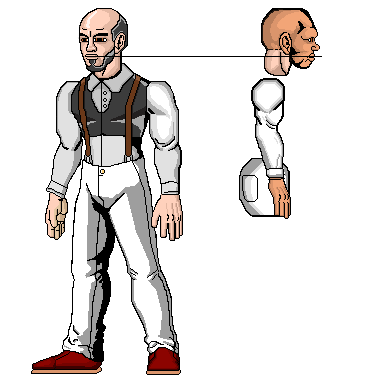
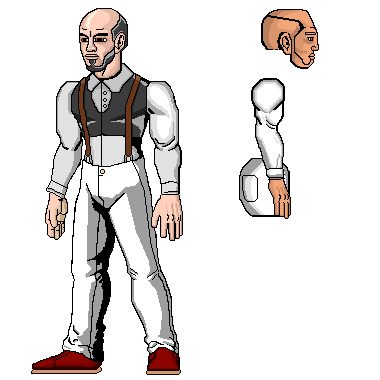
Two versions of the same layered image (380x380). Layer-by-layer changes:
hid "Pintar camada 6" over [99, 56, 322, 57]
painted on "cabeça" over [262, 8, 320, 69]
hid "pescoço #1" over [264, 42, 295, 76]
